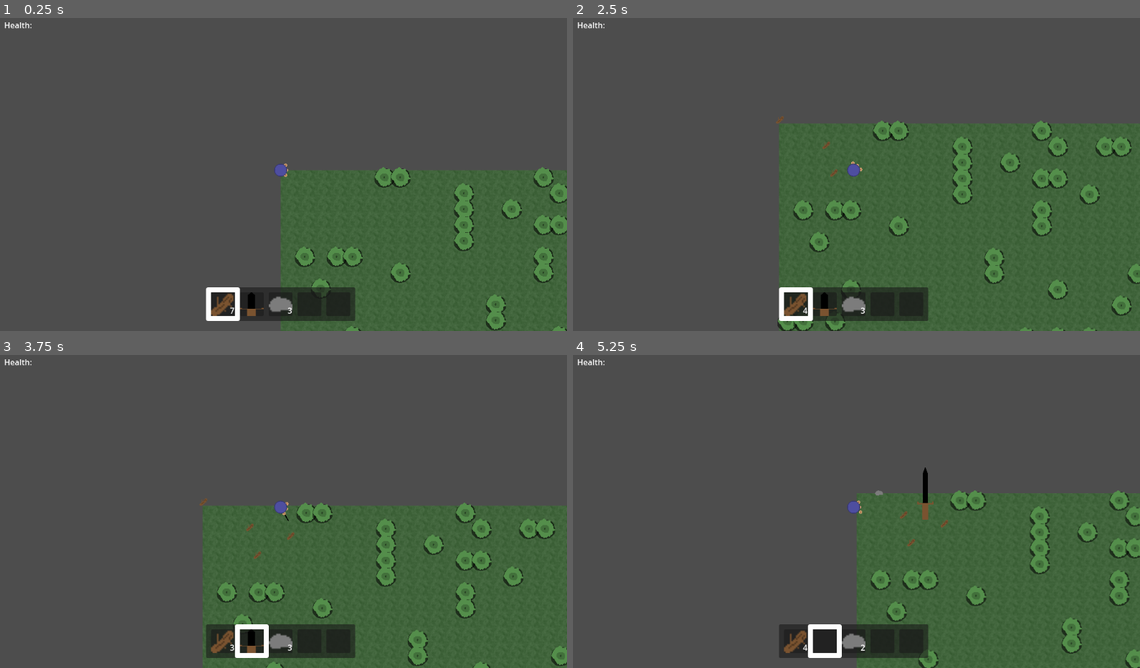
Above: before the commit, frames 1-4 (two rows, left to right).
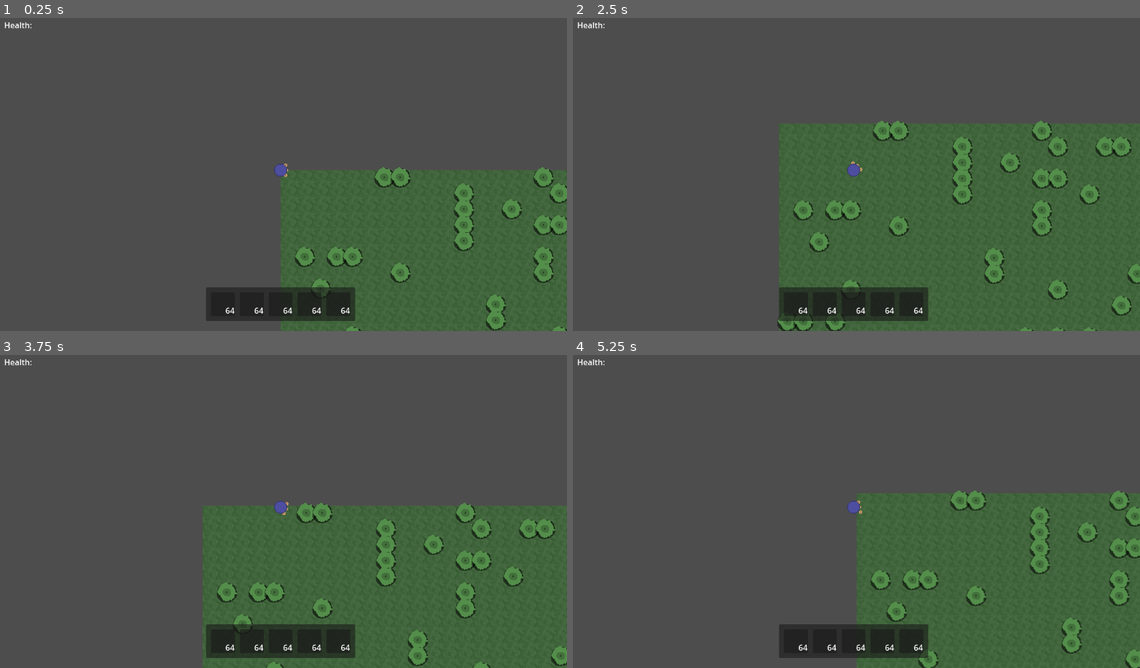
Above: after the commit, the same moments.

Repository: artmouse155/lets_survive
Game: Godot game, scene res://Scenes/WorldTest.tscn
The game is run twice, just before and just after one commit, with the same random seed, the same clock (stepped at 60 frames per second) and the same inputs.
Inputs (mouse positions are in pixels of both pictures, inside the frame that each line leads up to):
- Up to frame 1 (0.25 s): no input
- Up to frame 2 (2.5 s): tap Enter at 0.5 s; hold D (right) 0.53-1.28 s; tap X (drop) at 0.6, 1.55, 2.1 s; click (850, 171) at 0.67 s; move the mouse to (737, 187) at 1.27 s; hold S (down) 1.28-2.03 s; click (737, 187) at 1.35 s; move the mouse to (913, 99) at 2.02 s; hold D (right) from 2.03 s (still down)
- Up to frame 3 (3.75 s): move the mouse to (249, 570) at 2.77 s; release D (right) at 2.78 s; hold W (up) 2.78-3.53 s; tap 1 (select_0) at 2.85 s; click (249, 570) at 2.92 s; tap X (drop) at 3.05 s; move the mouse to (453, 555) at 3.52 s; hold A (left) from 3.53 s (still down); tap 2 (select_1) at 3.6 s
- Up to frame 4 (5.25 s): tap X (drop) at 3.8, 4.55 s; move the mouse to (680, 458) at 4.27 s; tap Mouse wheel down (select_next) at 4.35 s; move the mouse to (884, 508) at 5.02 s; release A (left) at 5.03 s; hold S (down) from 5.03 s (still down); tap Mouse wheel up (select_prev) at 5.1 s; click (884, 508) at 5.17 s

The runs differ from the first frame. In frame 1, 0.8% of the frame differs, in the area x 36-62%, y 86-97%; in frame 2, 0.9%; in frame 3, 0.9%; in frame 4, 1.0%, in the area x 37-67%, y 35-97%.

Commit message:
🚧(entity) Preparing for creating character at world gen

Diff:
--- a/Scenes/WorldTest.tscn
+++ b/Scenes/WorldTest.tscn
@@ -1,7 +1,14 @@
-[gd_scene load_steps=3 format=3 uid="uid://dxjdkdkaf7fdy"]
+[gd_scene load_steps=5 format=3 uid="uid://dxjdkdkaf7fdy"]
 
 [ext_resource type="Script" uid="uid://css2hyvtv3ie4" path="res://Scripts/world_test.gd" id="1_r8vti"]
+[ext_resource type="Script" uid="uid://b2814qm5brf7h" path="res://Scripts/CustomResource/player_save.gd" id="2_hkm8i"]
 [ext_resource type="PackedScene" uid="uid://bcnynj6tfm2v3" path="res://Scenes/game_container.tscn" id="2_r8vti"]
+
+[sub_resource type="Resource" id="Resource_yyb55"]
+script = ExtResource("2_hkm8i")
+_player_name = "Jimmy Two-Shoes"
+_color = Color(0.644799, 0.4271072, 0.84195435, 1)
+metadata/_custom_type_script = "uid://b2814qm5brf7h"
 
 [node name="WorldTest" type="Control"]
 layout_mode = 3
@@ -11,6 +18,7 @@
 grow_horizontal = 2
 grow_vertical = 2
 script = ExtResource("1_r8vti")
+player_save = SubResource("Resource_yyb55")
 
 [node name="GameContainer" parent="." instance=ExtResource("2_r8vti")]
 layout_mode = 1
--- a/Scenes/game_container.tscn
+++ b/Scenes/game_container.tscn
@@ -1,27 +1,10 @@
-[gd_scene load_steps=10 format=3 uid="uid://bcnynj6tfm2v3"]
+[gd_scene load_steps=6 format=3 uid="uid://bcnynj6tfm2v3"]
 
 [ext_resource type="Script" uid="uid://pbgoqkx5pxk1" path="res://Scripts/game_node.gd" id="1_jr5s5"]
 [ext_resource type="PackedScene" uid="uid://dr6w6t2qv7atg" path="res://Scenes/world.tscn" id="2_juifl"]
-[ext_resource type="Script" uid="uid://c4r1h1lajnqwo" path="res://item.gd" id="3_udj4x"]
 [ext_resource type="Script" uid="uid://bno5jm45y4cod" path="res://Scenes/game_ui.gd" id="3_us7ks"]
 [ext_resource type="PackedScene" uid="uid://bbe71tvxwfhof" path="res://Scenes/hotbar.tscn" id="4_juifl"]
 [ext_resource type="PackedScene" uid="uid://blkwdjk1xb8wr" path="res://Scenes/inventory_ui.tscn" id="5_us7ks"]
-
-[sub_resource type="Resource" id="Resource_jvhxo"]
-script = ExtResource("3_udj4x")
-item_quantity = 7
-metadata/_custom_type_script = "uid://c4r1h1lajnqwo"
-
-[sub_resource type="Resource" id="Resource_h6fkb"]
-script = ExtResource("3_udj4x")
-item_name = 2
-metadata/_custom_type_script = "uid://c4r1h1lajnqwo"
-
-[sub_resource type="Resource" id="Resource_gi2c6"]
-script = ExtResource("3_udj4x")
-item_name = 1
-item_quantity = 3
-metadata/_custom_type_script = "uid://c4r1h1lajnqwo"
 
 [node name="GameContainer" type="Control" node_paths=PackedStringArray("world")]
 layout_mode = 3
@@ -50,10 +33,6 @@
 render_target_update_mode = 4
 
 [node name="World" parent="SubViewportContainer/SubViewport" instance=ExtResource("2_juifl")]
-
-[node name="PlayerEntity" parent="SubViewportContainer/SubViewport/World" index="4" node_paths=PackedStringArray("brain")]
-_inventory = Array[ExtResource("3_udj4x")]([SubResource("Resource_jvhxo"), SubResource("Resource_h6fkb"), SubResource("Resource_gi2c6")])
-brain = NodePath("../SelfBrain")
 
 [node name="GameUI" type="Control" parent="." node_paths=PackedStringArray("health_label", "inventory_label", "pause_screen", "hotbar", "inventory_ui", "self_brain")]
 process_mode = 3
@@ -157,11 +136,6 @@
 text = "Return to Menu"
 
 [connection signal="set_pause" from="." to="GameUI" method="set_pause"]
-[connection signal="health_updated" from="SubViewportContainer/SubViewport/World/PlayerEntity" to="GameUI" method="on_health_updated"]
-[connection signal="item_collected" from="SubViewportContainer/SubViewport/World/PlayerEntity" to="GameUI" method="on_item_collected"]
-[connection signal="player_inventory_updated" from="SubViewportContainer/SubViewport/World/PlayerEntity" to="GameUI" method="on_player_inventory_updated"]
-[connection signal="selected_index_updated" from="SubViewportContainer/SubViewport/World/PlayerEntity" to="GameUI" method="on_selected_index_updated"]
-[connection signal="world_item_dropped" from="SubViewportContainer/SubViewport/World/PlayerEntity" to="SubViewportContainer/SubViewport/World/EntitySpawner" method="on_world_item_dropped"]
 [connection signal="gui_input" from="GameUI" to="GameUI" method="_on_gui_input"]
 [connection signal="left_clicked" from="GameUI/SafeZone/InventoryUI" to="SubViewportContainer/SubViewport/World/SelfBrain" method="on_inv_slot_left_clicked"]
 [connection signal="right_clicked" from="GameUI/SafeZone/InventoryUI" to="SubViewportContainer/SubViewport/World/SelfBrain" method="on_inv_slot_right_clicked"]
--- a/Scenes/game_ui.gd
+++ b/Scenes/game_ui.gd
@@ -65,7 +65,9 @@
 	hotbar.set_selected(index)
 
 func on_item_collected(item : Item) -> void:
-	print("Collected %s" % str(item))
+	#print("Collected %s" % str(item))
+	# TODO: Add toast saying "You got <item>
+	pass
 
 func _drop_floating_ui_item() -> void:
 	self_brain.emit_drop_floating()
@@ -77,3 +79,10 @@
 				_drop_floating_ui_item()
 			MOUSE_BUTTON_RIGHT:
 				_drop_floating_ui_item()
+
+func _on_inventory_left_clicked(index: int) -> void:
+	pass
+
+func _on_inventory_lright_clicked(index: int) -> void:
+	pass
+	# EMIT MY OWN
--- a/Scenes/world.tscn
+++ b/Scenes/world.tscn
@@ -1,11 +1,10 @@
-[gd_scene load_steps=9 format=3 uid="uid://dr6w6t2qv7atg"]
+[gd_scene load_steps=8 format=3 uid="uid://dr6w6t2qv7atg"]
 
 [ext_resource type="Script" uid="uid://d4nnyh3h5l7bl" path="res://Scripts/world.gd" id="1_a02cp"]
 [ext_resource type="FastNoiseLite" uid="uid://dyd1hw7adwaqb" path="res://Resources/Generators/terrain.tres" id="2_go701"]
 [ext_resource type="Texture2D" uid="uid://cdp8mhyo7jxwm" path="res://Resources/Textures/Terrain/terrain.png" id="3_5a7ea"]
 [ext_resource type="Script" uid="uid://yyjkgbfe6jg5" path="res://Scenes/EntityModel/BrainModel/SelfBrain.gd" id="3_5ukr8"]
 [ext_resource type="Script" uid="uid://53rs4mt5chvi" path="res://Scripts/entity_spawner.gd" id="3_fo5ed"]
-[ext_resource type="PackedScene" uid="uid://bfwu7kuh082tc" path="res://Scenes/EntityModel/PlayerEntity.tscn" id="5_fo5ed"]
 
 [sub_resource type="TileSetAtlasSource" id="TileSetAtlasSource_8j60k"]
 texture = ExtResource("3_5a7ea")
@@ -32,12 +31,9 @@
 [node name="Ground" type="TileMapLayer" parent="."]
 tile_set = SubResource("TileSet_fo5ed")
 
-[node name="EntitySpawner" type="Node2D" parent="."]
+[node name="EntitySpawner" type="Node2D" parent="." node_paths=PackedStringArray("self_brain")]
 script = ExtResource("3_fo5ed")
+self_brain = NodePath("../SelfBrain")
 metadata/_custom_type_script = "uid://53rs4mt5chvi"
 
 [node name="AboveGround" type="TileMapLayer" parent="."]
-
-[node name="PlayerEntity" parent="." instance=ExtResource("5_fo5ed")]
-
-[node name="Camera2D" type="Camera2D" parent="PlayerEntity"]
--- a/Scripts/EntityModel/person_entity.gd
+++ b/Scripts/EntityModel/person_entity.gd
@@ -176,7 +176,7 @@
 func _on_pickup_area_area_entered(area: Area2D) -> void:
 	if is_instance_of(area, WorldItem) and !area.has_cooldown():
 		var item : Item = area.get_item()
-		print("Trying to collect %s" % str(item))
+		# print("Trying to collect %s" % str(item))
 		var count_before = item.item_quantity if item else 0
 		var leftovers : Item = pickup_item(area.get_item())
 		var count_after = leftovers.item_quantity if leftovers else 0
--- a/Scripts/entity_spawner.gd
+++ b/Scripts/entity_spawner.gd
@@ -1,7 +1,17 @@
 class_name EntitySpawner extends Node2D
+
+const PLAYER_PACKED : PackedScene = preload("uid://bfwu7kuh082tc")
+@export var self_brain : SelfBrain
 
 func on_world_item_dropped(sender : Node2D, item : Item, cooldown : float = 0) -> void:
 	var world_item : WorldItem = WorldItem.from(item)
 	world_item.position = sender.global_position
 	world_item.apply_cooldown(cooldown)
 	add_child(world_item)
+
+func spawn_player(player_save : PlayerSave, is_self : bool) -> void:
+	var player : PlayerEntity = PLAYER_PACKED.instantiate()
+	if is_self:
+		player.add_child(Camera2D.new())
+		player.brain = self_brain
+	add_child(player)
--- a/Scripts/game_node.gd
+++ b/Scripts/game_node.gd
@@ -14,5 +14,5 @@
 	var world_data := SaveLoad.get_world_save(world_index)
 	world.generate_world(world_data.get_world_seed())
 
-func testLoad(world_seed : String) -> void:
-	world.generate_world(world_seed)
+func testLoad(world_seed : String, player_save : PlayerSave) -> void:
+	world.start(world_seed, player_save)
--- a/Scripts/world.gd
+++ b/Scripts/world.gd
@@ -13,6 +13,10 @@
 const WATER_ATLAS = Vector2i(2,0)
 const GRASS_ATLAS = Vector2i(0,0)
 const SAND_ATLAS = Vector2i(1,0)
+
+func start(world_seed : String, player_save : PlayerSave) -> void:
+	generate_world(world_seed)
+	entity_spawner.spawn_player(player_save,true)
 
 func generate_world(world_seed : String):
 	var world_size_x : int = 200
--- a/Scripts/world_test.gd
+++ b/Scripts/world_test.gd
@@ -1,6 +1,7 @@
 extends Control
 
+@export var player_save : PlayerSave
 
 # Called when the node enters the scene tree for the first time.
 func _ready() -> void:
-	$GameContainer.testLoad("0")
+	$GameContainer.testLoad("0", player_save)
